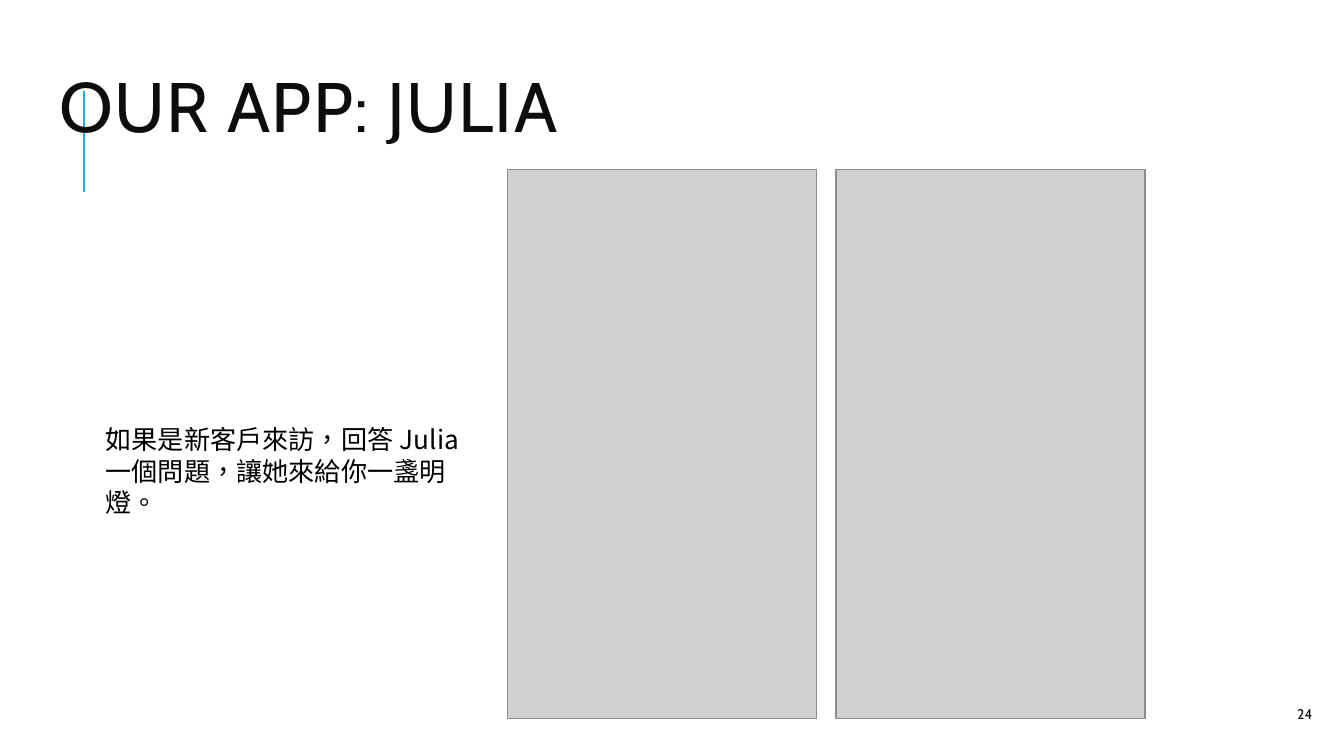
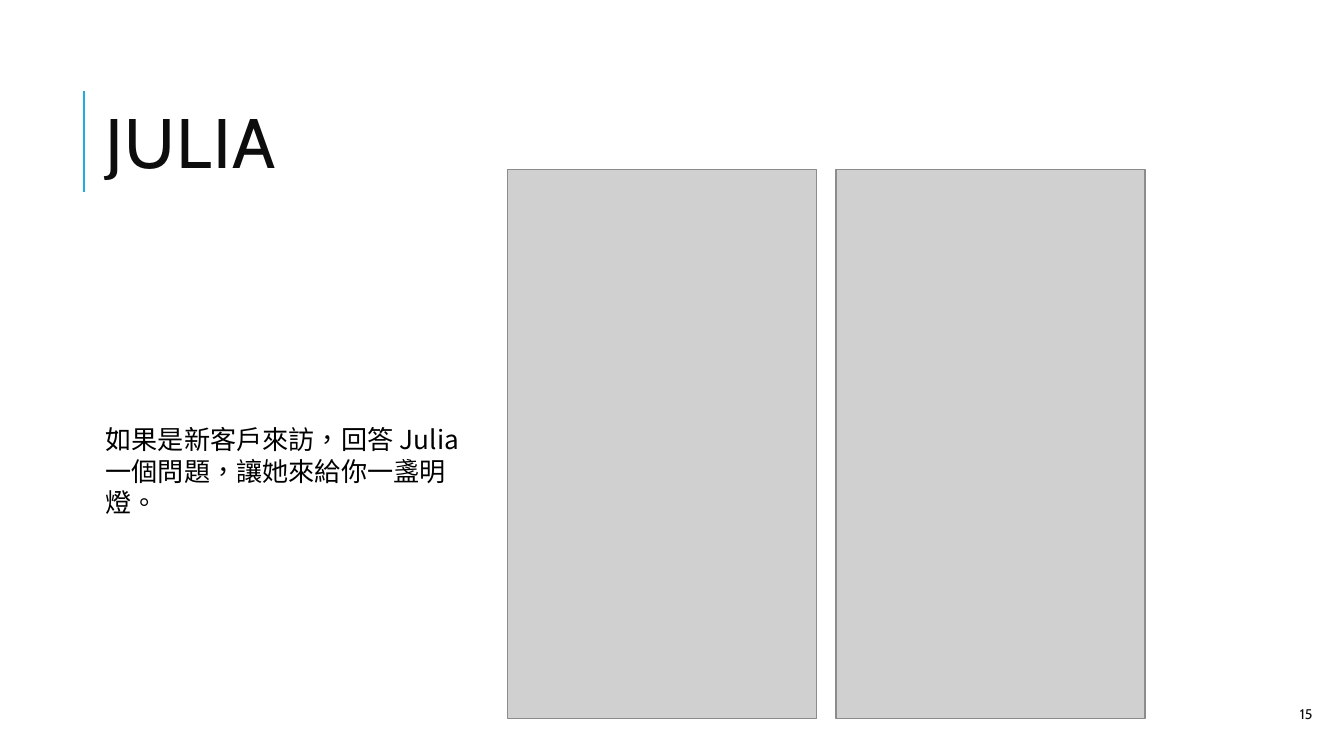
Before and after one commit to thtang/Fintech-Text-Mining-and-Machine-Learning, a slide deck: slide 15 of final/Fintech_final.pptx (slide 24 before the commit). Drawn at 1344x756 pixels with LibreOffice and Linux fonts; fonts in the diff are those of the drawing; grey boxes stand for pictures. Boxes give left, top, right and bottom in pixels: in the first picture for what was removed or moved away, otherwise in the second. Text is boxed around its words. In the diff, an @@ line names an element or a change of style, - is before the commit and + after.

```diff
--- a/final/Fintech_final.pptx
+++ b/final/Fintech_final.pptx
@@ title at [106,119,276,180]: text changed @@
-OUR APP: JULIA
+JULIA
@@ page number at [1300,709,1313,719]: text changed @@
-24
+15
```
Also in this commit, not shown: 10 other slides changed, 1 slide added, 10 slides removed.
